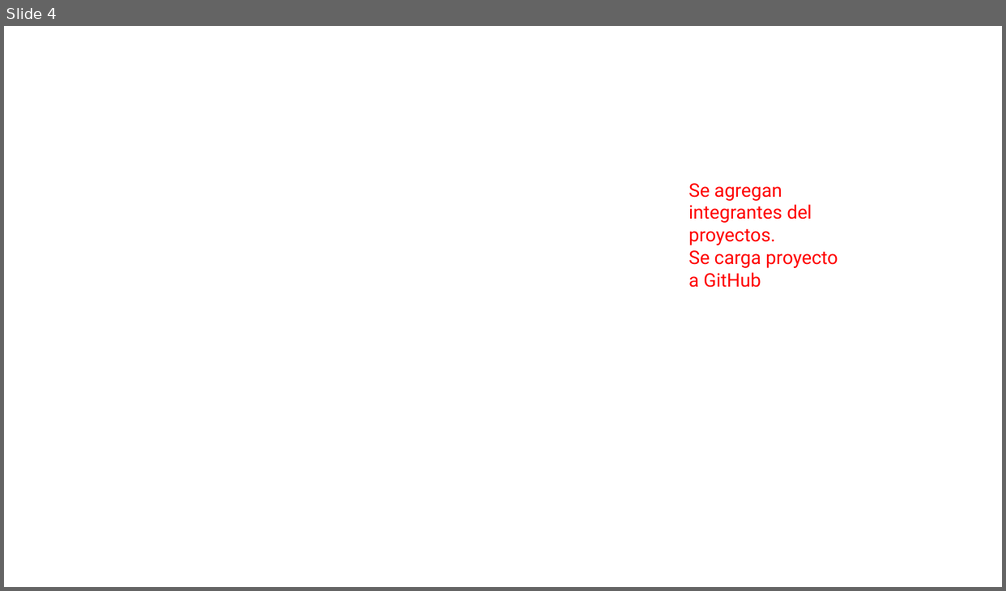
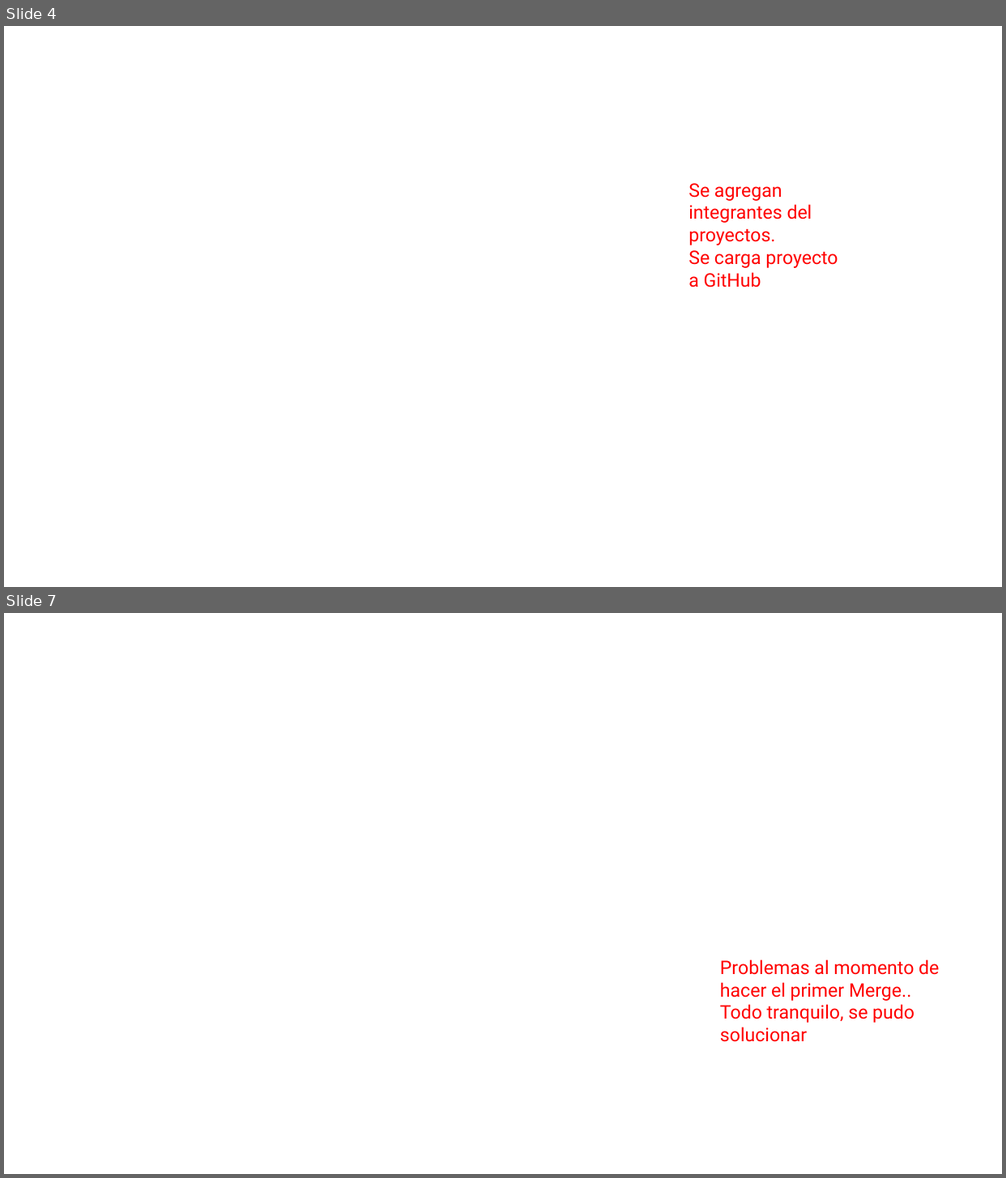
Before and after one commit to gdagatti/TpGrupal_MatematicaProgramacion, a slide deck: HistorialDeCambios.pptx. Shown one above the other, each under a label of ours: slide 4 before the commit, slides 4 and 7 after it; the slides between them are not shown. The pictures are 1006x591 and 1006x1178 pixels, drawn with LibreOffice and Linux fonts; fonts in the diff are those of the drawing; background and template pictures are left out. Boxes give left, top, right and bottom in pixels: in the first picture for what was removed or moved away, otherwise in the second. Text is boxed around its words. In the diff, an @@ line names an element or a change of style, - is before the commit and + after.

```diff
--- a/HistorialDeCambios.pptx
+++ b/HistorialDeCambios.pptx
@@ slide 7 added at (4, 613, 1002, 1174), background picture (left out) @@
@@ text added at (720, 960, 939, 1042), 18 pt, text #FF0000 @@
+Problemas al momento de hacer el primer Merge..
+Todo tranquilo, se pudo solucionar
```
Also in this commit, not shown: 4 other slides added, 5 slides removed, 1 other file.
